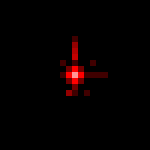
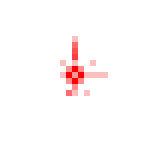
Layer changes from the first (150, 150) image to the second:
hid "Layer 2" over bbox(0, 0, 150, 150)
